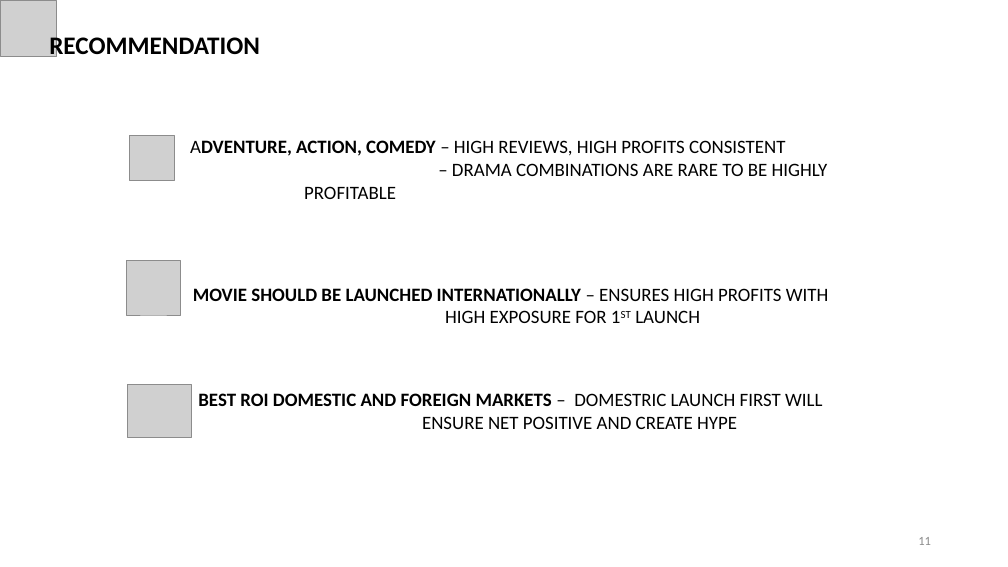
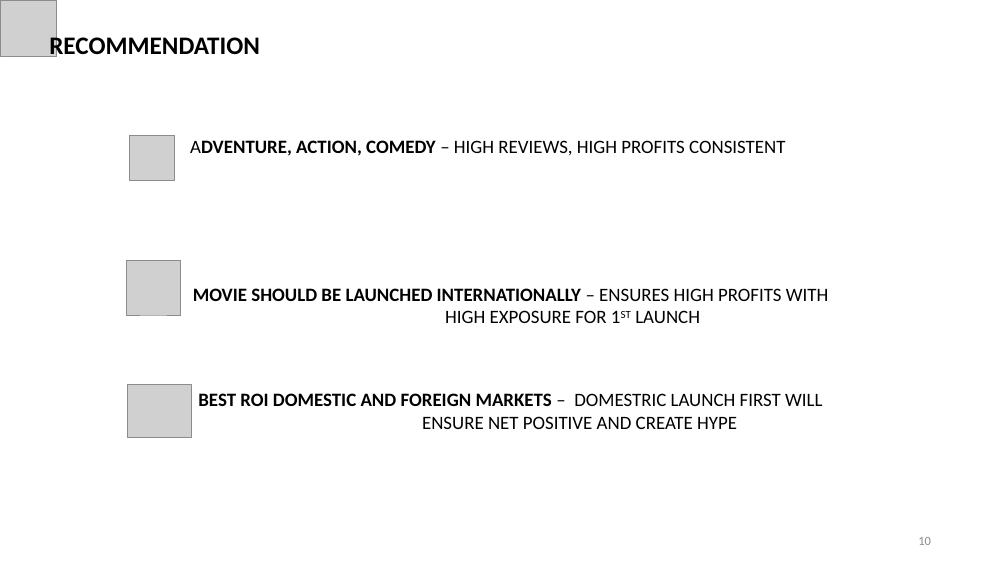
Before and after one commit to shayanabdulkarimkhan/dsc-phase-1-project-v2-4, a slide deck: slide 10 of Microsoft_Studios_Project.pptx (slide 11 before the commit). Drawn at 1008x567 pixels with LibreOffice and Linux fonts; fonts in the diff are those of the drawing; grey boxes stand for pictures. Boxes give left, top, right and bottom in pixels: in the first picture for what was removed or moved away, otherwise in the second. Text is boxed around its words. In the diff, an @@ line names an element or a change of style, - is before the commit and + after.

```diff
--- a/Microsoft_Studios_Project.pptx
+++ b/Microsoft_Studios_Project.pptx
@@ text at box(304, 163, 828, 199): paragraph removed @@
-– DRAMA COMBINATIONS ARE RARE TO BE HIGHLY PROFITABLE
@@ page number at box(918, 537, 931, 545): text changed @@
-11
+10
```
Also in this commit, not shown: 1 other slide changed, 2 other files.
